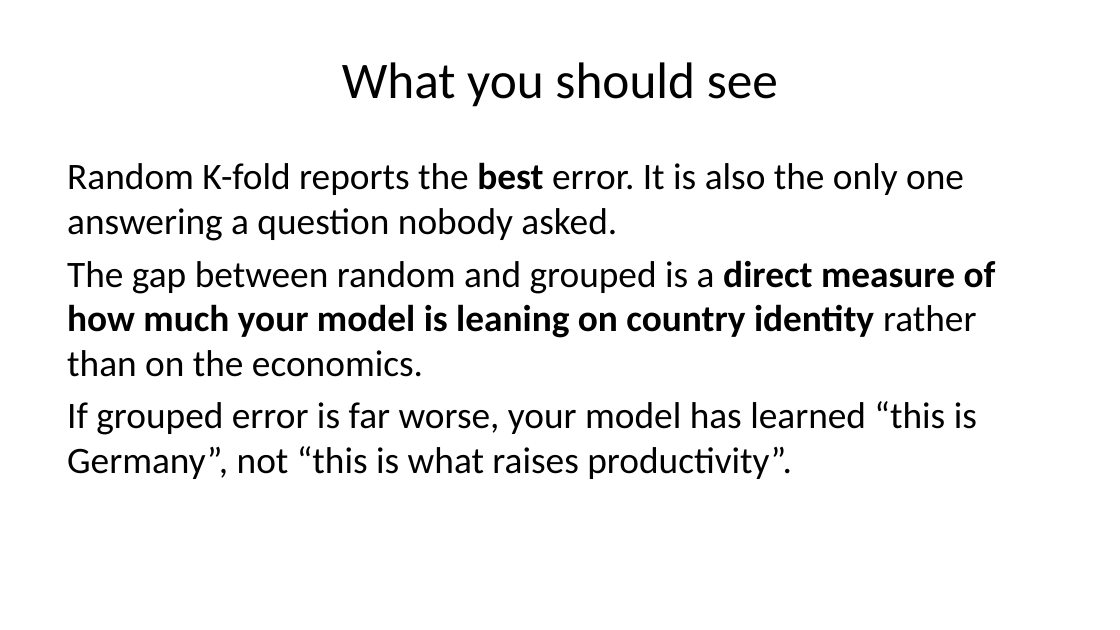
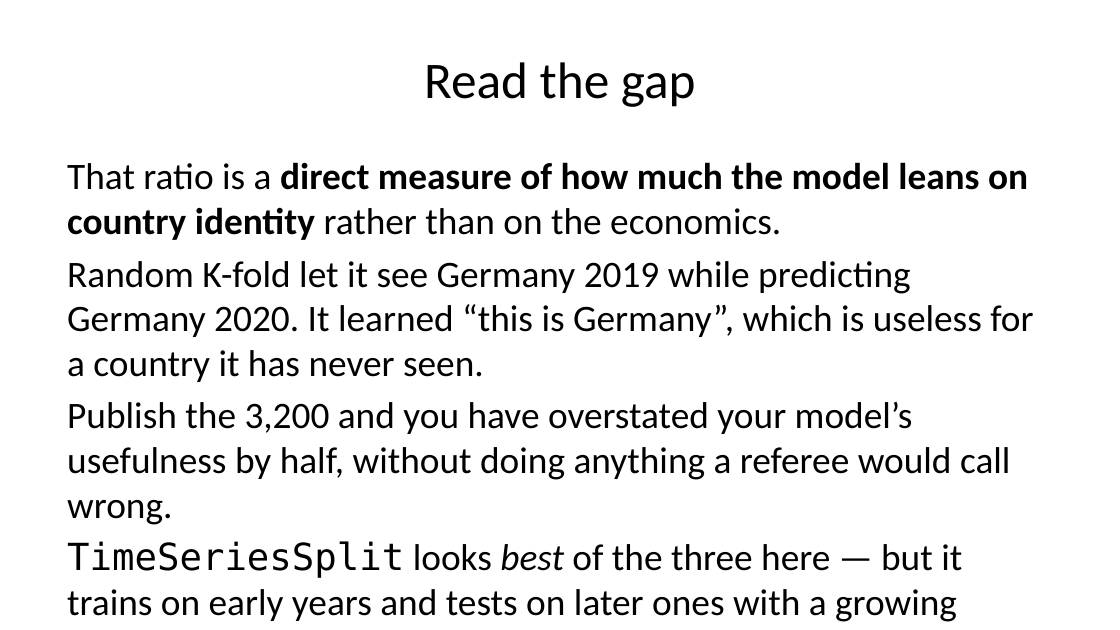
Before and after one commit to warint/quantitative-methods, a slide deck: slide 18 of 04-bias-variance-and-cross-validation/slides.pptx (slide 13 before the commit). Drawn at 1120x630 pixels with LibreOffice and Linux fonts; fonts in the diff are those of the drawing. Boxes give left, top, right and bottom in pixels: in the first picture for what was removed or moved away, otherwise in the second. Text is boxed around its words. In the diff, an @@ line names an element or a change of style, - is before the commit and + after.

```diff
--- a/04-bias-variance-and-cross-validation/slides.pptx
+++ b/04-bias-variance-and-cross-validation/slides.pptx
@@ title at (x1=424, y1=62, x2=696, y2=107): text changed @@
-What you should see
+Read the gap
@@ text at (x1=67, y1=162, x2=1033, y2=622): text changed @@
-Random K-fold reports the best error. It is also the only one answering a question nobody asked.
-The gap between random and grouped is a direct measure of how much your model is leaning on country identity rather than on the economics.
-If grouped error is far worse, your model has learned “this is Germany”, not “this is what raises productivity”.
+That ratio is a direct measure of how much the model leans on country identity rather than on the economics.
+Random K-fold let it see Germany 2019 while predicting Germany 2020. It learned “this is Germany”, which is useless for a country it has never seen.
+Publish the 3,200 and you have overstated your model’s usefulness by half, without doing anything a referee would call wrong.
+TimeSeriesSplit looks best of the three here — but it trains on early years and tests on later ones with a growing window, so it is answering a third question again. Low is not the same as right.
```
Also in this commit, not shown: 2 other slides changed, 8 slides added, 23 other files.
